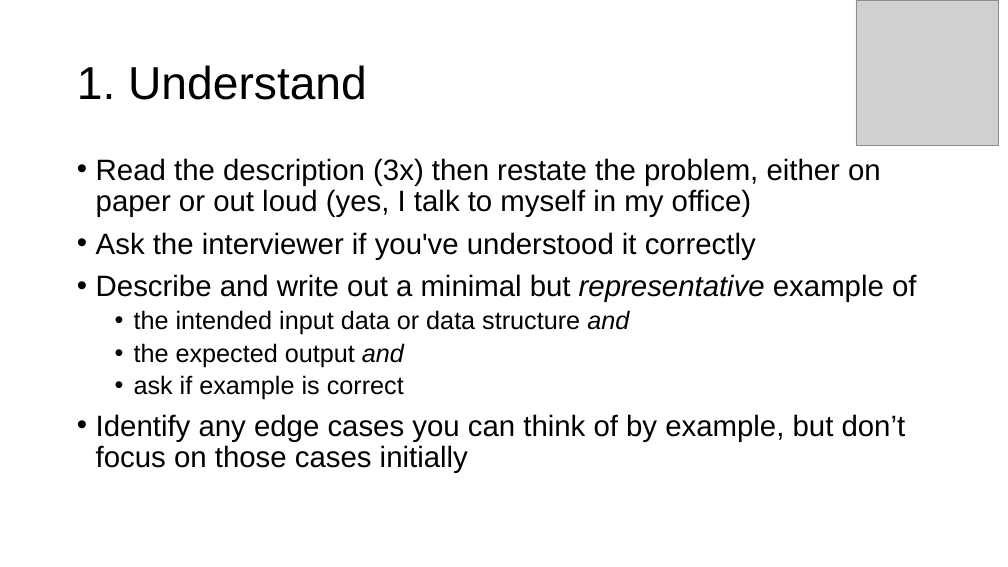
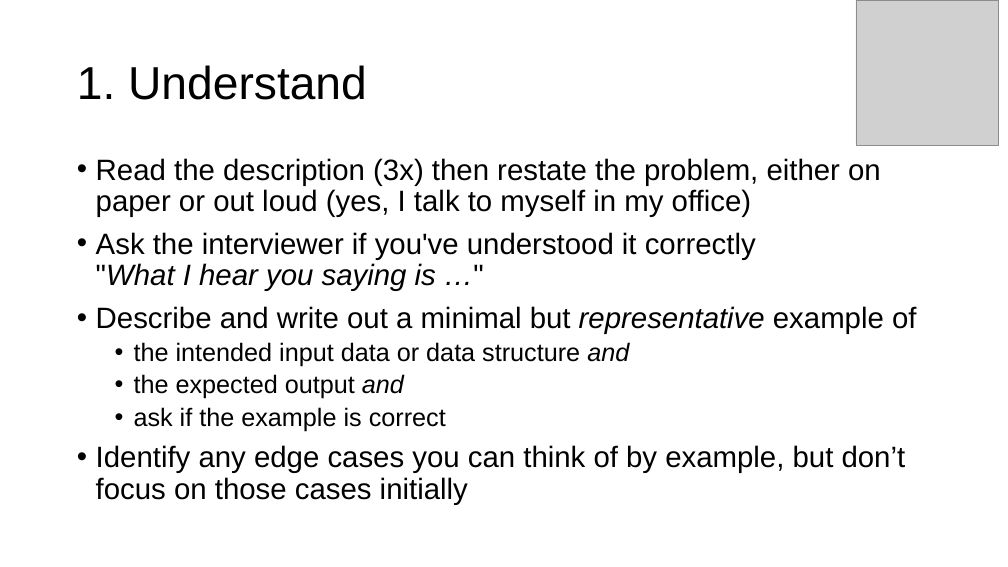
Before and after one commit to parrt/msds689, a slide deck: slide 4 of notes/problem-solving.pptx. Drawn at 1008x567 pixels with LibreOffice and Linux fonts; fonts in the diff are those of the drawing; grey boxes stand for pictures; background and template pictures are left out. Boxes give left, top, right and bottom in pixels: in the first picture for what was removed or moved away, otherwise in the second. Text is boxed around its words. In the diff, an @@ line names an element or a change of style, - is before the commit and + after.

```diff
--- a/notes/problem-solving.pptx
+++ b/notes/problem-solving.pptx
@@ text at (96,232,756,291): text changed @@
-• Ask the interviewer if you've understood it correctly
+• Ask the interviewer if you've understood it correctly
+  "What I hear you saying is …"
@@ text at (134,407,446,432): text changed @@
-  • ask if example is correct
+  • ask if the example is correct
```
Also in this commit, not shown: 5 other slides changed, 7 other files.
